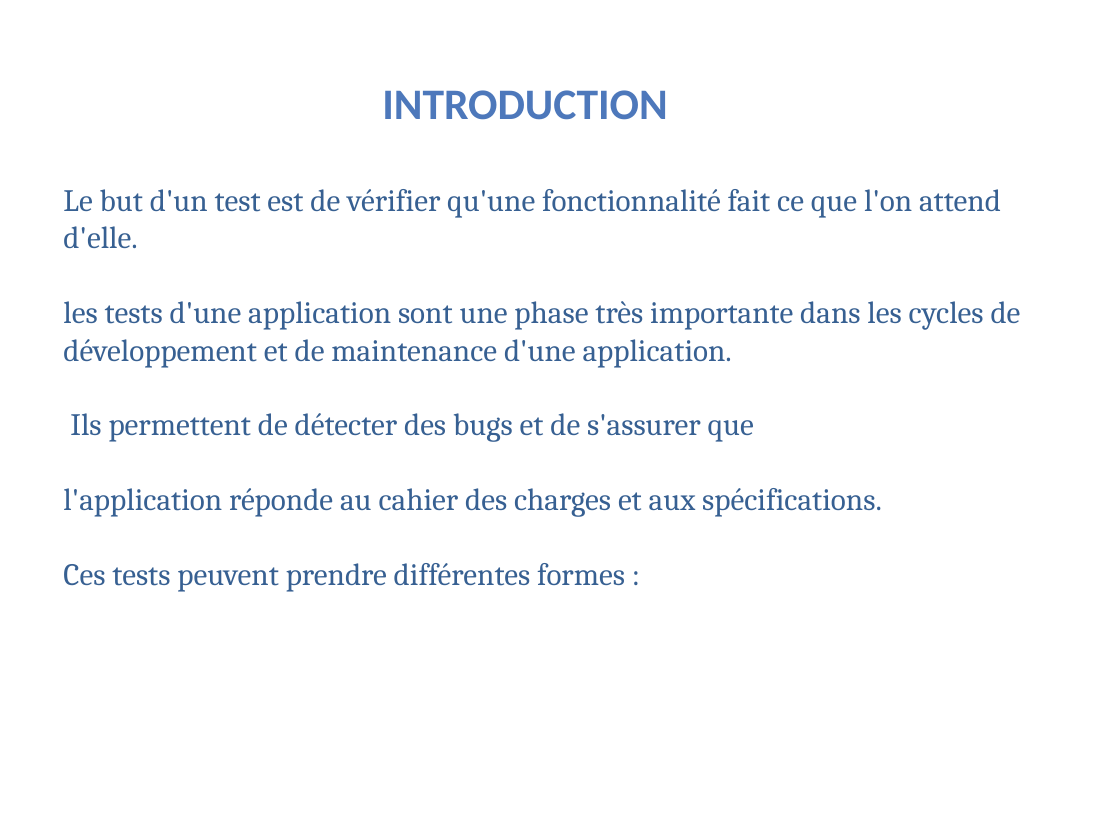
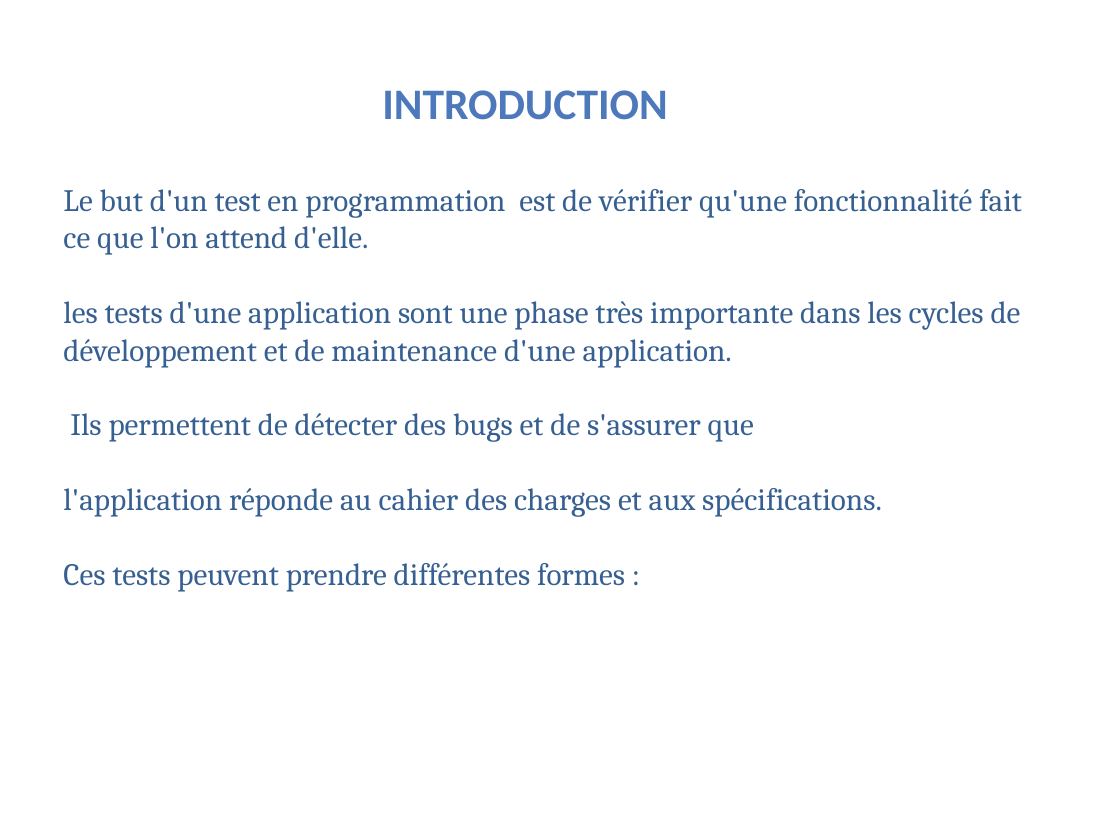
Before and after one commit to KalouiSanaa/projet5-openclassroom, a slide deck: slide 2 of p5_kaloui-sanaa-presentation.pptx. Drawn at 1120x840 pixels with LibreOffice and Linux fonts; fonts in the diff are those of the drawing; background and template pictures are left out. Boxes give left, top, right and bottom in pixels: in the first picture for what was removed or moved away, otherwise in the second. Text is boxed around its words. In the diff, an @@ line names an element or a change of style, - is before the commit and + after.

```diff
--- a/p5_kaloui-sanaa-presentation.pptx
+++ b/p5_kaloui-sanaa-presentation.pptx
@@ text at bbox=[63, 189, 1022, 255]: text changed @@
-Le but d'un test est de vérifier qu'une fonctionnalité fait ce que l'on attend d'elle.
+Le but d'un test en programmation est de vérifier qu'une fonctionnalité fait ce que l'on attend d'elle.
```
Also in this commit, not shown: 4 other files.
